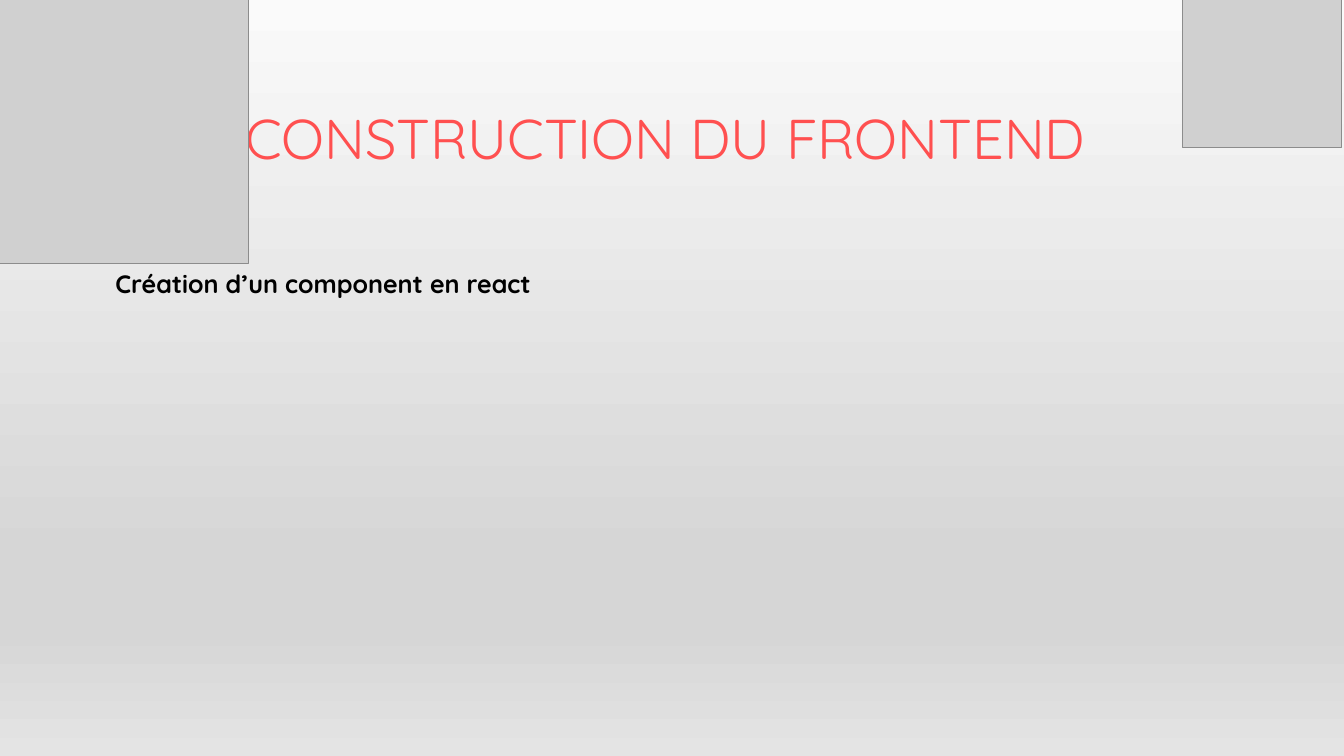
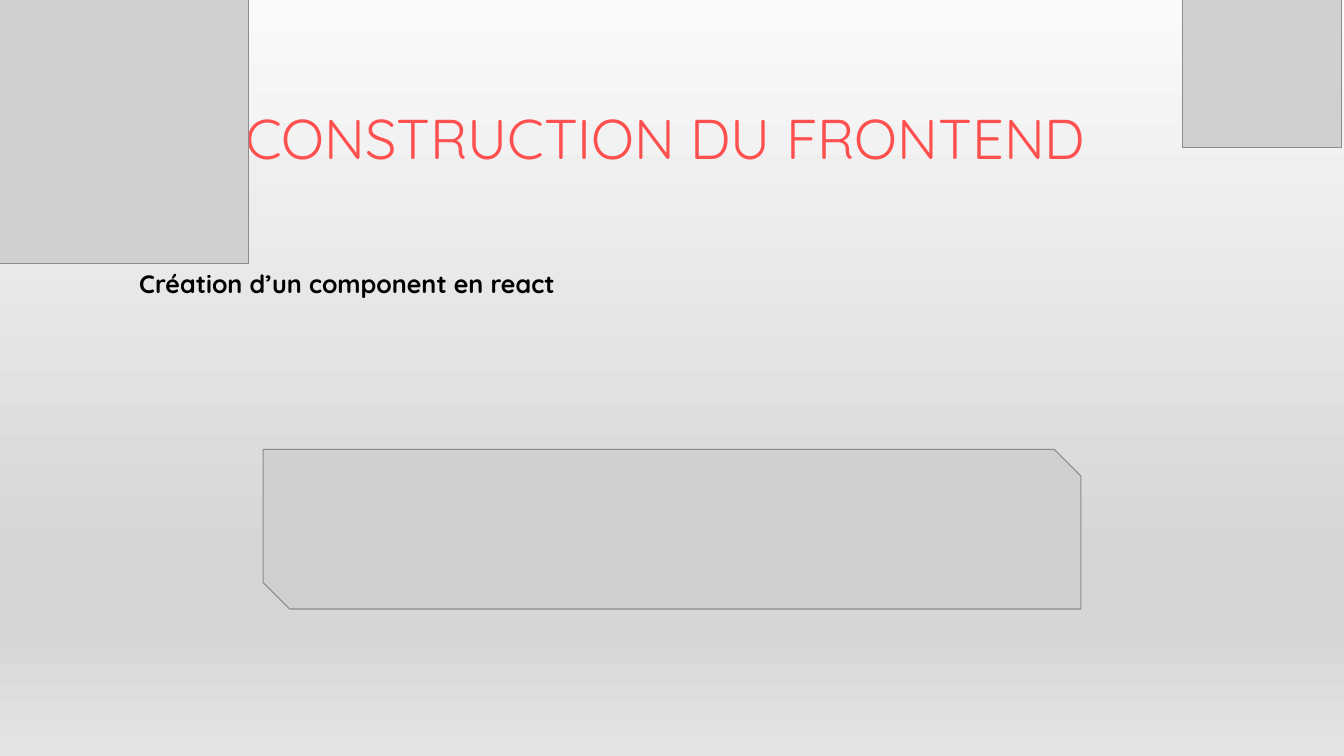
Before and after one commit to S-mkds/CDA-Dossiers-Professionnels, a slide deck: slide 19 of Présentation_Projet_Professionnel.pptx. Drawn at 1344x756 pixels with LibreOffice and Linux fonts; fonts in the diff are those of the drawing; grey boxes stand for pictures. Boxes give left, top, right and bottom in pixels: in the first picture for what was removed or moved away, otherwise in the second. Text is boxed around its words. In the diff, an @@ line names an element or a change of style, - is before the commit and + after.

```diff
--- a/Présentation_Projet_Professionnel.pptx
+++ b/Présentation_Projet_Professionnel.pptx
@@ text "Création d’un component en react": place and size @@
-text "Création d’un component en react" at (115,274,531,298)
+text "Création d’un component en react" at (139,274,555,298)
@@ picture added at (263,450,1081,609) @@
```
Also in this commit, not shown: 1 slide added, 1 other file.
